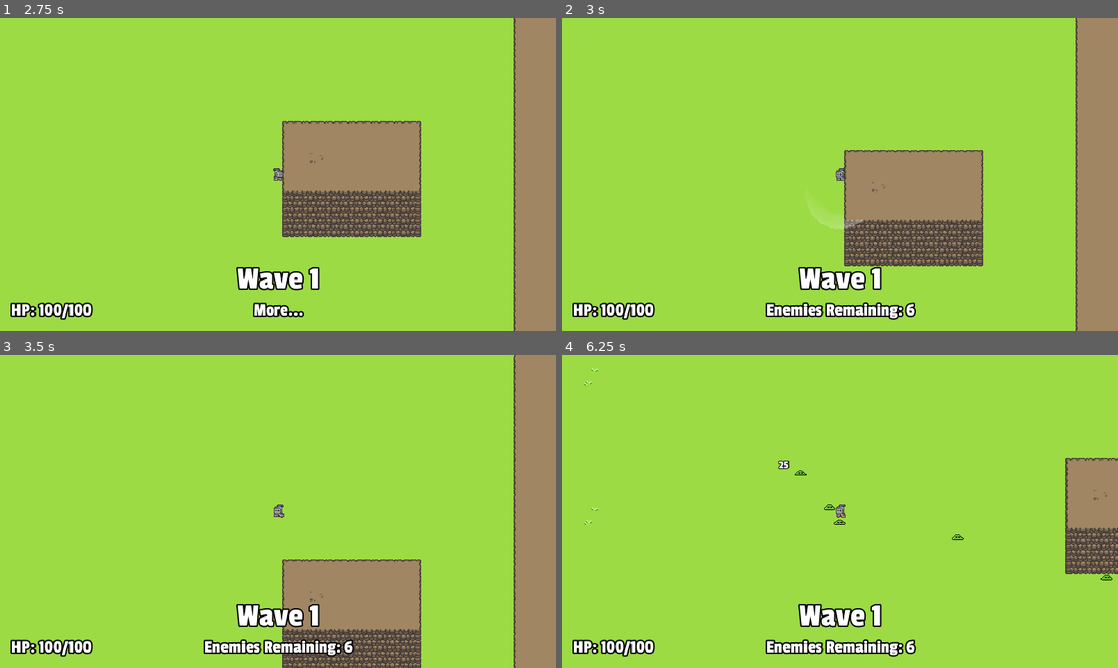
Above: before the commit, frames 1-4 (two rows, left to right).
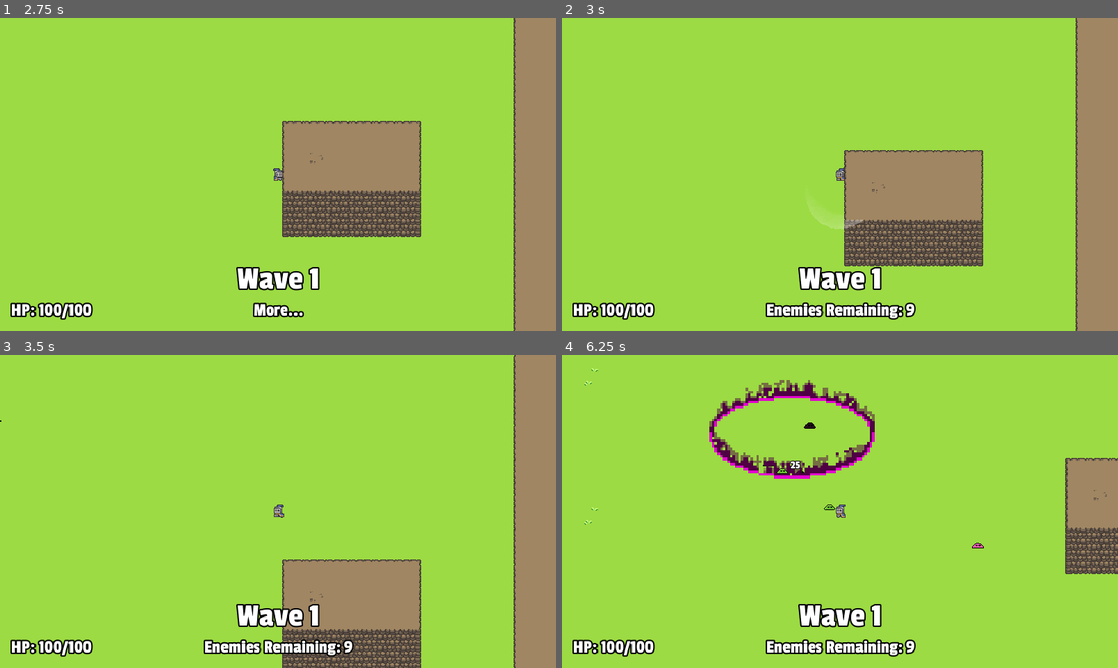
Above: after the commit, the same moments.

Repository: stuson/go-godot-4-game-jam
Game: Godot game, scene res://stages/Level.tscn
Two runs of this game, one before a commit and one after it. Both use one fixed random seed, a clock stepped at 60 frames per second and the inputs below.
Inputs (mouse positions are in pixels of both pictures, inside the frame that each line leads up to):
- Up to frame 1 (2.75 s): tap Enter at 0.5 s; move the mouse to (400, 158) at 0.52 s; press the mouse at (400, 158) at 0.53 s; hold D (move_right) 0.53-1.28 s; move the mouse to (166, 190) at 1.27 s; release the mouse at (166, 190) at 1.28 s; hold S (move_down) 1.28-2.03 s; click (166, 190) at 1.35 s; move the mouse to (333, 105) at 2.02 s; press the mouse at (333, 105) at 2.03 s; hold D (move_right) from 2.03 s (still down); tap Space (roll) at 2.1 s
- Up to frame 2 (3 s): move the mouse to (812, 237) at 2.77 s; release D (move_right) at 2.78 s; release the mouse at (812, 237) at 2.78 s; hold W (move_up) from 2.78 s (still down); click (812, 237) at 2.85 s
- Up to frame 3 (3.5 s): keep holding W (move_up)
- Up to frame 4 (6.25 s): move the mouse to (1006, 558) at 3.52 s; release W (move_up) at 3.53 s; press the mouse at (1006, 558) at 3.53 s; hold A (move_left) 3.53-5.03 s; move the mouse to (673, 464) at 4.27 s; release the mouse at (673, 464) at 4.28 s; tap Space (roll) at 4.35 s; click (673, 464) at 4.55 s; move the mouse to (867, 511) at 5.02 s; press the mouse at (867, 511) at 5.03 s; hold S (move_down) 5.03-5.78 s; move the mouse to (756, 433) at 5.77 s; release the mouse at (756, 433) at 5.78 s; hold D (move_right) from 5.78 s (still down); click (756, 433) at 5.85 s

Frame 1 is identical in both runs. In frame 2, less than 0.1% of the frame differs, in the area x 61-64%, y 90-96%; in frame 3, less than 0.1%; in frame 4, 2.7%, in the area x 26-99%, y 8-96%.

Commit message:
add duplicator enemy

Diff:
--- a/characters/Stats.gd
+++ b/characters/Stats.gd
@@ -63,4 +63,22 @@
 
 func set_attack_speed(new_attack_speed):
     attack_speed_multiplier = new_attack_speed
-    parent.equipped_weapon.update_rof()
+    if parent:
+        parent.equipped_weapon.update_rof()
+
+func update(other_stats: Stats) -> void:
+    max_hp = other_stats.max_hp
+    damage_multiplier = other_stats.damage_multiplier
+    crit_chance = other_stats.crit_chance
+    crit_multiplier = other_stats.crit_multiplier
+    move_speed = other_stats.move_speed
+    attack_speed_multiplier = other_stats. attack_speed_multiplier
+    life_on_kill = other_stats.life_on_kill
+    knockback_multiplier = other_stats.knockback_multiplier
+    attack_size_multiplier = other_stats.attack_size_multiplier
+
+    enemy_move_speed_multiplier = other_stats.enemy_move_speed_multiplier
+    enemy_health_multiplier = other_stats.enemy_health_multiplier
+    enemy_count_reduction = other_stats.enemy_count_reduction
+
+    current_hp = max_hp
--- a/characters/enemies/Enemy.gd
+++ b/characters/enemies/Enemy.gd
@@ -12,6 +12,7 @@
 var velocity: Vector2
 var knockback_velocity = Vector2.ZERO
 var dying = false
+var duplicatable = true
 
 onready var player: KinematicBody2D = get_tree().get_nodes_in_group("Player")[0]
 onready var stats = $Stats
@@ -24,6 +25,8 @@
 onready var hitbox: Area2D = $Area2D
 
 export(PackedScene) var death_explosion
+
+signal duplicated
 
 func _ready() -> void:
     stats.initialize_hp(max_hp, max_hp)
@@ -38,7 +41,7 @@
     if not nav_agent.is_navigation_finished():
         var target_pos = nav_agent.get_next_location()
         var direction = global_transform.origin.direction_to(target_pos)
-        velocity = direction * stats.move_speed
+        velocity = (direction * stats.move_speed).limit_length(1000)
         velocity += get_knockback_velocity()
         move_and_slide(velocity)
 
@@ -98,3 +101,10 @@
 
 func death_explosion_effect(body) -> void:
     pass #Implement per enemy
+
+func clone() -> Enemy:
+    var dupe = load(filename).instance()
+    var dupe_stats = dupe.get_node("Stats")
+    dupe_stats.update(stats)
+    emit_signal("duplicated", dupe)
+    return dupe
--- /dev/null
+++ b/characters/enemies/duplicator_enemy/DuplicatorEnemy.gd
@@ -0,0 +1,11 @@
+extends Enemy
+
+func _ready() -> void:
+    duplicatable = false
+
+func death_explosion_effect(body: KinematicBody2D) -> void:
+    if body.duplicatable:
+        var dupe = body.clone()
+        get_tree().current_scene.call_deferred("add_child", dupe)
+        randomize()
+        dupe.global_position = body.global_position + Vector2(randi()%41-20, randi()%41-20)
--- /dev/null
+++ b/characters/enemies/duplicator_enemy/DuplicatorEnemy.tscn
@@ -0,0 +1,280 @@
+[gd_scene load_steps=70 format=2]
+
+[ext_resource path="res://characters/Stats.tscn" type="PackedScene" id=1]
+[ext_resource path="res://characters/enemies/duplicator_enemy/DuplicatorEnemy.gd" type="Script" id=2]
+[ext_resource path="res://assets/DuplicatorEnemy/die.png" type="Texture" id=3]
+[ext_resource path="res://characters/enemies/DeathExplosion.tscn" type="PackedScene" id=4]
+[ext_resource path="res://characters/enemies/EnemyMaterial.tres" type="Material" id=5]
+[ext_resource path="res://assets/DuplicatorEnemy/walking.png" type="Texture" id=6]
+[ext_resource path="res://assets/DuplicatorEnemy/idle.png" type="Texture" id=7]
+[ext_resource path="res://assets/sound/enemy/punch flesh 14.wav" type="AudioStream" id=9]
+[ext_resource path="res://assets/sound/enemy/punch flesh 16.wav" type="AudioStream" id=10]
+[ext_resource path="res://assets/sound/enemy/punch flesh 4.wav" type="AudioStream" id=11]
+[ext_resource path="res://assets/sound/enemy/punch flesh 10.wav" type="AudioStream" id=12]
+[ext_resource path="res://assets/sound/enemy/punch flesh 13.wav" type="AudioStream" id=13]
+[ext_resource path="res://assets/sound/enemy/punch flesh 15.wav" type="AudioStream" id=14]
+[ext_resource path="res://assets/sound/enemy/punch flesh 7.wav" type="AudioStream" id=15]
+[ext_resource path="res://assets/sound/enemy/punch flesh 19.wav" type="AudioStream" id=16]
+[ext_resource path="res://assets/sound/enemy/punch flesh 9.wav" type="AudioStream" id=17]
+[ext_resource path="res://assets/sound/enemy/punch flesh 1.wav" type="AudioStream" id=18]
+[ext_resource path="res://assets/sound/enemy/punch flesh 18.wav" type="AudioStream" id=19]
+[ext_resource path="res://assets/sound/enemy/punch flesh 2.wav" type="AudioStream" id=20]
+[ext_resource path="res://assets/sound/enemy/punch flesh 17.wav" type="AudioStream" id=21]
+[ext_resource path="res://assets/sound/enemy/punch flesh 6.wav" type="AudioStream" id=22]
+[ext_resource path="res://assets/sound/enemy/punch flesh 3.wav" type="AudioStream" id=23]
+[ext_resource path="res://assets/sound/enemy/punch flesh 5.wav" type="AudioStream" id=24]
+[ext_resource path="res://assets/sound/enemy/punch flesh 12.wav" type="AudioStream" id=25]
+[ext_resource path="res://assets/sound/enemy/punch flesh 8.wav" type="AudioStream" id=26]
+[ext_resource path="res://assets/sound/enemy/punch flesh 20.wav" type="AudioStream" id=27]
+[ext_resource path="res://assets/sound/enemy/punch flesh 11.wav" type="AudioStream" id=28]
+
+[sub_resource type="AtlasTexture" id=46]
+atlas = ExtResource( 7 )
+region = Rect2( 0, 0, 16, 16 )
+
+[sub_resource type="AtlasTexture" id=47]
+atlas = ExtResource( 7 )
+region = Rect2( 16, 0, 16, 16 )
+
+[sub_resource type="AtlasTexture" id=48]
+atlas = ExtResource( 7 )
+region = Rect2( 32, 0, 16, 16 )
+
+[sub_resource type="AtlasTexture" id=49]
+atlas = ExtResource( 7 )
+region = Rect2( 48, 0, 16, 16 )
+
+[sub_resource type="AtlasTexture" id=50]
+atlas = ExtResource( 7 )
+region = Rect2( 64, 0, 16, 16 )
+
+[sub_resource type="AtlasTexture" id=51]
+atlas = ExtResource( 7 )
+region = Rect2( 80, 0, 16, 16 )
+
+[sub_resource type="AtlasTexture" id=52]
+atlas = ExtResource( 7 )
+region = Rect2( 96, 0, 16, 16 )
+
+[sub_resource type="AtlasTexture" id=53]
+atlas = ExtResource( 7 )
+region = Rect2( 112, 0, 16, 16 )
+
+[sub_resource type="AtlasTexture" id=54]
+atlas = ExtResource( 7 )
+region = Rect2( 128, 0, 16, 16 )
+
+[sub_resource type="AtlasTexture" id=55]
+atlas = ExtResource( 7 )
+region = Rect2( 144, 0, 16, 16 )
+
+[sub_resource type="AtlasTexture" id=56]
+atlas = ExtResource( 7 )
+region = Rect2( 160, 0, 16, 16 )
+
+[sub_resource type="AtlasTexture" id=57]
+atlas = ExtResource( 7 )
+region = Rect2( 176, 0, 16, 16 )
+
+[sub_resource type="AtlasTexture" id=58]
+atlas = ExtResource( 7 )
+region = Rect2( 192, 0, 16, 16 )
+
+[sub_resource type="AtlasTexture" id=59]
+atlas = ExtResource( 7 )
+region = Rect2( 208, 0, 16, 16 )
+
+[sub_resource type="AtlasTexture" id=60]
+atlas = ExtResource( 7 )
+region = Rect2( 224, 0, 16, 16 )
+
+[sub_resource type="AtlasTexture" id=61]
+atlas = ExtResource( 7 )
+region = Rect2( 240, 0, 16, 16 )
+
+[sub_resource type="AtlasTexture" id=62]
+atlas = ExtResource( 7 )
+region = Rect2( 256, 0, 16, 16 )
+
+[sub_resource type="AtlasTexture" id=63]
+atlas = ExtResource( 7 )
+region = Rect2( 272, 0, 16, 16 )
+
+[sub_resource type="AtlasTexture" id=64]
+atlas = ExtResource( 7 )
+region = Rect2( 288, 0, 16, 16 )
+
+[sub_resource type="AtlasTexture" id=65]
+atlas = ExtResource( 7 )
+region = Rect2( 304, 0, 16, 16 )
+
+[sub_resource type="AtlasTexture" id=66]
+atlas = ExtResource( 7 )
+region = Rect2( 320, 0, 16, 16 )
+
+[sub_resource type="AtlasTexture" id=67]
+atlas = ExtResource( 7 )
+region = Rect2( 336, 0, 16, 16 )
+
+[sub_resource type="AtlasTexture" id=68]
+atlas = ExtResource( 3 )
+region = Rect2( 0, 0, 16, 16 )
+
+[sub_resource type="AtlasTexture" id=69]
+atlas = ExtResource( 3 )
+region = Rect2( 16, 0, 16, 16 )
+
+[sub_resource type="AtlasTexture" id=70]
+atlas = ExtResource( 3 )
+region = Rect2( 32, 0, 16, 16 )
+
+[sub_resource type="AtlasTexture" id=71]
+atlas = ExtResource( 3 )
+region = Rect2( 48, 0, 16, 16 )
+
+[sub_resource type="AtlasTexture" id=72]
+atlas = ExtResource( 3 )
+region = Rect2( 64, 0, 16, 16 )
+
+[sub_resource type="AtlasTexture" id=73]
+atlas = ExtResource( 3 )
+region = Rect2( 80, 0, 16, 16 )
+
+[sub_resource type="AtlasTexture" id=74]
+atlas = ExtResource( 3 )
+region = Rect2( 96, 0, 16, 16 )
+
+[sub_resource type="AtlasTexture" id=75]
+atlas = ExtResource( 3 )
+region = Rect2( 112, 0, 16, 16 )
+
+[sub_resource type="AtlasTexture" id=76]
+atlas = ExtResource( 6 )
+region = Rect2( 0, 0, 16, 16 )
+
+[sub_resource type="AtlasTexture" id=77]
+atlas = ExtResource( 6 )
+region = Rect2( 16, 0, 16, 16 )
+
+[sub_resource type="AtlasTexture" id=78]
+atlas = ExtResource( 6 )
+region = Rect2( 32, 0, 16, 16 )
+
+[sub_resource type="AtlasTexture" id=79]
+atlas = ExtResource( 6 )
+region = Rect2( 48, 0, 16, 16 )
+
+[sub_resource type="AtlasTexture" id=80]
+atlas = ExtResource( 6 )
+region = Rect2( 64, 0, 16, 16 )
+
+[sub_resource type="AtlasTexture" id=81]
+atlas = ExtResource( 6 )
+region = Rect2( 80, 0, 16, 16 )
+
+[sub_resource type="AtlasTexture" id=82]
+atlas = ExtResource( 6 )
+region = Rect2( 96, 0, 16, 16 )
+
+[sub_resource type="SpriteFrames" id=41]
+animations = [ {
+"frames": [ SubResource( 46 ), SubResource( 47 ), SubResource( 48 ), SubResource( 49 ), SubResource( 50 ), SubResource( 51 ), SubResource( 52 ), SubResource( 53 ), SubResource( 54 ), SubResource( 55 ), SubResource( 56 ), SubResource( 57 ), SubResource( 58 ), SubResource( 59 ), SubResource( 60 ), SubResource( 61 ), SubResource( 62 ), SubResource( 63 ), SubResource( 64 ), SubResource( 65 ), SubResource( 66 ), SubResource( 67 ) ],
+"loop": true,
+"name": "default",
+"speed": 16.0
+}, {
+"frames": [ SubResource( 68 ), SubResource( 69 ), SubResource( 70 ), SubResource( 71 ), SubResource( 72 ), SubResource( 73 ), SubResource( 74 ), SubResource( 75 ) ],
+"loop": true,
+"name": "die",
+"speed": 16.0
+}, {
+"frames": [ SubResource( 76 ), SubResource( 77 ), SubResource( 78 ), SubResource( 79 ), SubResource( 80 ), SubResource( 81 ), SubResource( 82 ) ],
+"loop": true,
+"name": "walk",
+"speed": 16.0
+} ]
+
+[sub_resource type="CapsuleShape2D" id=42]
+radius = 4.0
+height = 10.0
+
+[sub_resource type="CapsuleShape2D" id=43]
+radius = 4.0
+height = 0.0
+
+[sub_resource type="Animation" id=44]
+length = 0.001
+tracks/0/type = "value"
+tracks/0/path = NodePath("AnimatedSprite:material:shader_param/buff_mix")
+tracks/0/interp = 1
+tracks/0/loop_wrap = true
+tracks/0/imported = false
+tracks/0/enabled = true
+tracks/0/keys = {
+"times": PoolRealArray( 0 ),
+"transitions": PoolRealArray( 1 ),
+"update": 0,
+"values": [ 0.0 ]
+}
+
+[sub_resource type="Animation" id=45]
+resource_name = "explosion_effect"
+tracks/0/type = "value"
+tracks/0/path = NodePath("AnimatedSprite:material:shader_param/buff_mix")
+tracks/0/interp = 1
+tracks/0/loop_wrap = true
+tracks/0/imported = false
+tracks/0/enabled = true
+tracks/0/keys = {
+"times": PoolRealArray( 0, 0.5 ),
+"transitions": PoolRealArray( 1, 1 ),
+"update": 0,
+"values": [ 1.0, 0.0 ]
+}
+
+[node name="DuplicatorEnemy" type="KinematicBody2D"]
+collision_layer = 4
+collision_mask = 5
+script = ExtResource( 2 )
+damage = 10
+max_hp = 25
+speed = 80
+explode_color = Color( 0.886275, 0.00784314, 0.811765, 1 )
+explode_scale = 3.0
+hit_sfx = [ ExtResource( 18 ), ExtResource( 20 ), ExtResource( 23 ), ExtResource( 11 ), ExtResource( 24 ), ExtResource( 22 ), ExtResource( 15 ), ExtResource( 26 ), ExtResource( 17 ), ExtResource( 12 ), ExtResource( 28 ), ExtResource( 25 ), ExtResource( 13 ), ExtResource( 9 ), ExtResource( 14 ), ExtResource( 10 ), ExtResource( 21 ), ExtResource( 19 ), ExtResource( 16 ), ExtResource( 27 ) ]
+death_explosion = ExtResource( 4 )
+
+[node name="AnimatedSprite" type="AnimatedSprite" parent="."]
+material = ExtResource( 5 )
+frames = SubResource( 41 )
+frame = 9
+playing = true
+centered = false
+offset = Vector2( -8, -12 )
+
+[node name="HurtBox" type="CollisionShape2D" parent="."]
+rotation = 1.5708
+shape = SubResource( 42 )
+
+[node name="Stats" parent="." instance=ExtResource( 1 )]
+
+[node name="Area2D" type="Area2D" parent="."]
+collision_layer = 4
+collision_mask = 2
+
+[node name="HitBox" type="CollisionShape2D" parent="Area2D"]
+rotation = 1.5708
+shape = SubResource( 43 )
+
+[node name="NavigationAgent2D" type="NavigationAgent2D" parent="."]
+
+[node name="NavigationRefreshTimer" type="Timer" parent="."]
+wait_time = 0.1
+autostart = true
+
+[node name="HitSfxPlayer" type="AudioStreamPlayer2D" parent="."]
+bus = "SFX"
+
+[node name="AnimationPlayer" type="AnimationPlayer" parent="."]
+anims/RESET = SubResource( 44 )
+anims/explosion_effect = SubResource( 45 )
--- a/stages/Level.tscn
+++ b/stages/Level.tscn
@@ -15,6 +15,7 @@
 [ext_resource path="res://assets/HudFont_Large.tres" type="DynamicFont" id=13]
 [ext_resource path="res://stages/DeathMessage.gd" type="Script" id=14]
 [ext_resource path="res://ui/hud/PauseMenu.tscn" type="PackedScene" id=15]
+[ext_resource path="res://characters/enemies/duplicator_enemy/DuplicatorEnemy.tscn" type="PackedScene" id=16]
 
 [sub_resource type="ConvexPolygonShape2D" id=6]
 points = PoolVector2Array( 32, 32, 0, 32, 0, 0, 32, 0 )
@@ -953,9 +954,9 @@
 
 [node name="Spawn2" type="Node" parent="SpawnManager/Waves/Wave1/Group1"]
 script = ExtResource( 10 )
-Enemy = ExtResource( 3 )
-num_enemies = 3
-spawn_interval = 1.0
+Enemy = ExtResource( 16 )
+num_enemies = 6
+spawn_interval = 0.2
 
 [node name="Wave2" type="Node" parent="SpawnManager/Waves"]
 script = ExtResource( 2 )
--- a/stages/SpawnManager.gd
+++ b/stages/SpawnManager.gd
@@ -58,6 +58,7 @@
                 var enemy: Node2D = spawn.Enemy.instance()
                 var stats = enemy.get_node("Stats")
                 stats.connect("die", self, "_on_Enemy_die")
+                enemy.connect("duplicated", self, "_on_Enemy_duplicated")
                 get_tree().current_scene.add_child(enemy)
                 enemy.global_translate(get_spawn_pos(enemy))
                 enemies_spawned += 1
@@ -128,6 +129,14 @@
     if enemies_killed >= enemies_in_wave:
         emit_signal("wave_cleared")
 
+func _on_Enemy_duplicated(dupe) -> void:
+    var dupe_stats = dupe.get_node("Stats")
+    dupe_stats.connect("die", self, "_on_Enemy_die")
+    dupe.connect("duplicated", self, "_on_Enemy_duplicated")
+    enemies_in_wave += 1
+    enemies_spawned += 1
+    emit_signal("enemies_to_kill_updated", enemies_in_wave - enemies_killed)
+
 
 func _on_WaveDelayTimer_timeout() -> void:
     spawn_next_wave()
Binary file added: assets/DuplicatorEnemy/die.png
Not shown, added: assets/DuplicatorEnemy/die.png.import
Binary file added: assets/DuplicatorEnemy/idle.png
Not shown, added: assets/DuplicatorEnemy/idle.png.import
Binary file added: assets/DuplicatorEnemy/walking.png
Not shown, added: assets/DuplicatorEnemy/walking.png.import
Not shown: 1 places in stages/Level.tscn that only renumber resources
